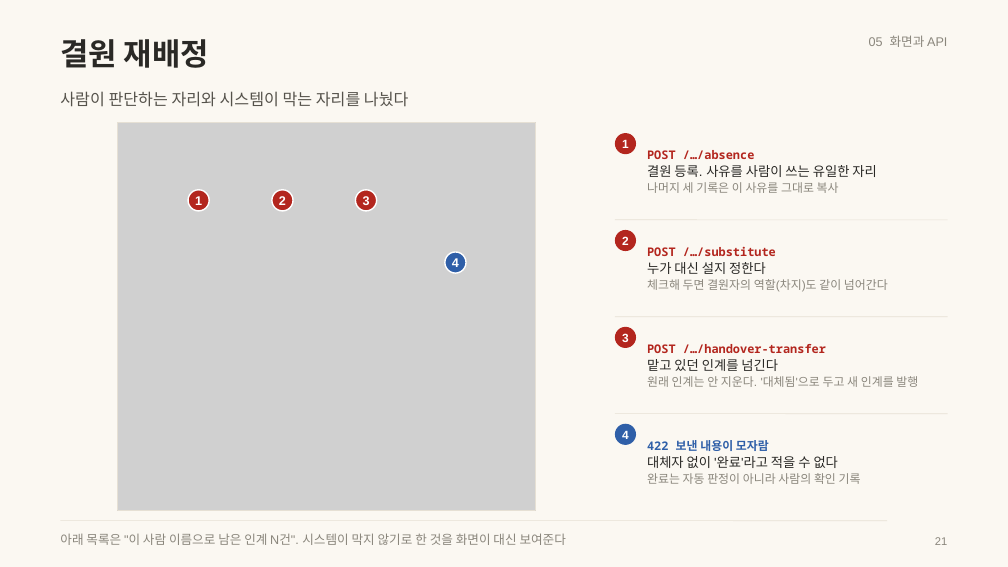
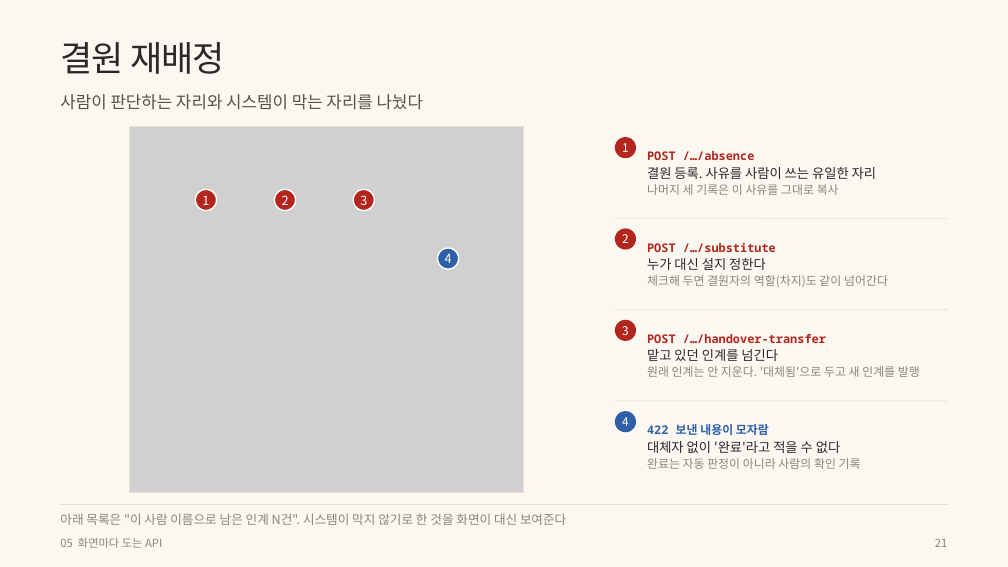
Before and after one commit to wodnjs2020136144/skala-webservice-mini, a slide deck: slide 21 of deliverables/10반_황재원_너와나의인계고리-개요.pptx. Drawn at 1008x567 pixels with LibreOffice and Linux fonts; fonts in the diff are those of the drawing; grey boxes stand for pictures. Boxes give left, top, right and bottom in pixels: in the first picture for what was removed or moved away, otherwise in the second. Text is boxed around its words. In the diff, an @@ line names an element or a change of style, - is before the commit and + after.

```diff
--- a/deliverables/10반_황재원_너와나의인계고리-개요.pptx
+++ b/deliverables/10반_황재원_너와나의인계고리-개요.pptx
@@ text "결원 재배정" at <box>60,42,225,74</box>: size 22 to 25 pt, font Arial to Noto Sans CJK KR, letter spacing 0 to -0.6 pt, bold off @@
@@ text "사람이 판단하는 자리와 시스템이 막는 ..." at <box>60,94,423,110</box>: size 11.5 to 12 pt, font Arial to Noto Sans CJK KR @@
@@ picture: place and size @@
-picture at <box>118,123,535,511</box>
+picture at <box>130,127,524,492</box>
@@ rectangle: place and size @@
-rectangle at <box>118,123,535,511</box>
+rectangle at <box>130,127,524,492</box>
@@ ellipse: place and size @@
-ellipse at <box>615,133,636,154</box>
+ellipse at <box>615,137,636,158</box>
@@ text "POST /…/absence 결원 등록. 사유를 ..." at <box>647,151,876,195</box>: font Arial to Noto Sans CJK KR in "결원 등록. 사유를 사람이 쓰는 유일한 자리", "나머지 세 기록은 이 사유를 그대로 복사" @@
@@ text "1": place and size @@
-text "1" at <box>195,196,202,205</box>
+text "1" at <box>202,196,209,205</box>
@@ ellipse: place and size @@
-ellipse at <box>188,190,210,211</box>
+ellipse at <box>196,190,217,211</box>
@@ text "POST /…/substitute 누가 대신 설지 ..." at <box>647,243,888,287</box>: font Arial to Noto Sans CJK KR in "누가 대신 설지 정한다", "체크해 두면 결원자의 역할(차지)도 같이 넘어간다" @@
@@ text "4": place and size @@
-text "4" at <box>452,258,459,267</box>
+text "4" at <box>445,253,452,263</box>
@@ ellipse: place and size @@
-ellipse at <box>445,252,466,273</box>
+ellipse at <box>437,248,459,269</box>
@@ text "3": place and size @@
-text "3" at <box>622,333,629,342</box>
+text "3" at <box>622,326,629,335</box>
@@ ellipse: place and size @@
-ellipse at <box>615,327,636,348</box>
+ellipse at <box>615,320,636,341</box>
@@ text "POST /…/handover-transfer 맡고 있던 인계를 ...": place and size @@
-text "POST /…/handover-transfer 맡고 있던 인계를 ..." at <box>647,344,918,387</box>
+text "POST /…/handover-transfer 맡고 있던 인계를 ..." at <box>647,334,920,377</box>
@@ text "POST /…/handover-transfer 맡고 있던 인계를 ..." at <box>647,334,920,377</box>: font Arial to Noto Sans CJK KR in "맡고 있던 인계를 넘긴다", "원래 인계는 안 지운다. '대체됨'으로 두고 새 ..." @@
@@ font Arial to Noto Sans CJK KR, bold off in 8 elements at <box>622,234,629,243</box>, <box>282,195,289,205</box>, <box>360,195,367,205</box>, <box>202,196,209,205</box>, <box>622,143,629,152</box>, <box>622,326,629,335</box>, <box>445,253,452,263</box>, <box>622,417,629,426</box> @@
@@ 2 lines, 1 text, 1 ellipse: place and size @@
-2 lines, 1 text, 1 ellipse at <box>615,317,948,445</box>
+2 lines, 1 text, 1 ellipse at <box>615,309,948,432</box>
@@ text "422 보낸 내용이 모자람 대체자 ...": place and size @@
-text "422 보낸 내용이 모자람 대체자 ..." at <box>647,440,861,484</box>
+text "422 보낸 내용이 모자람 대체자 ..." at <box>647,424,861,469</box>
@@ text "422 보낸 내용이 모자람 대체자 ..." at <box>647,424,861,469</box>: font Arial to Noto Sans CJK KR in "대체자 없이 '완료'라고 적을 수 없다", "완료는 자동 판정이 아니라 사람의 확인 기록" @@
@@ text "아래 목록은 "이 사람 이름으로 ..." at <box>60,513,566,525</box>: font Arial to Noto Sans CJK KR @@
@@ text "아래 목록은 "이 사람 이름으로 ...": place and size @@
-text "아래 목록은 "이 사람 이름으로 ..." at <box>60,533,566,545</box>
+text "아래 목록은 "이 사람 이름으로 ..." at <box>60,513,566,525</box>
@@ line moved from (60, 521) - (887, 521) to (60, 504) - (948, 504) @@
@@ text at <box>60,538,162,548</box>: text changed; size 9 to 8 pt; font Arial to Noto Sans CJK KR @@
-05 화면과 API
+05 화면마다 도는 API
@@ text "21" at <box>935,539,947,547</box>: font Arial to Noto Sans CJK KR @@
```
Also in this commit, not shown: 39 other slides changed, 13 other files.
